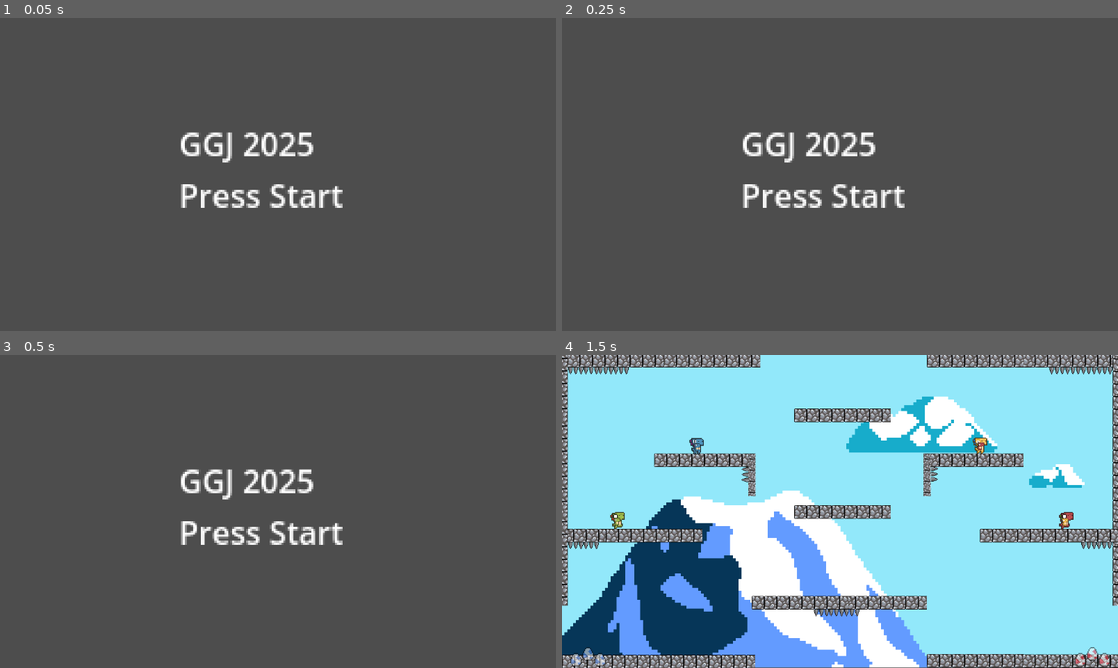
Above: before the commit, frames 1-4 (two rows, left to right).
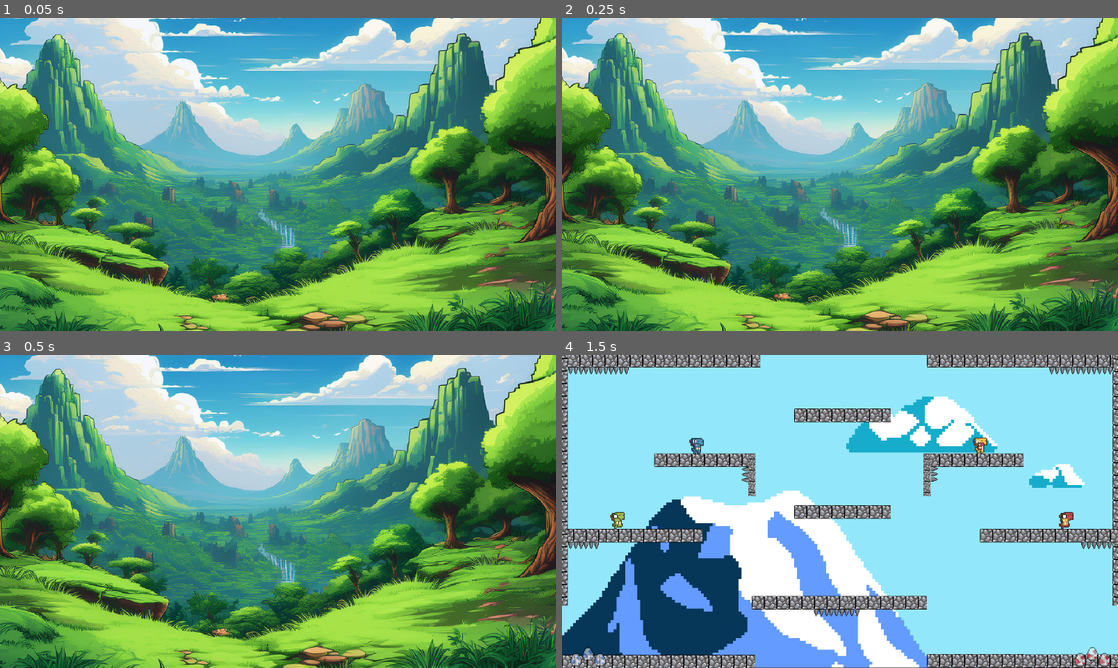
Above: after the commit, the same moments.

Repository: GomaGames/ggj-2025
Game: Godot game, scene res://Scenes/title.tscn
Same seed, same stepped clock (60 frames per second), same inputs: the game is played once before the commit and once after it.
Inputs:
- Up to frame 1 (0.05 s): no input
- Up to frame 2 (0.25 s): no input
- Up to frame 3 (0.5 s): no input
- Up to frame 4 (1.5 s): tap Enter (any_start) at 0.5, 0.6, 1.25, 1.35 s

The runs differ from the first frame. In frame 1, 100% of the frame differs, in the area x 0-100%, y 0-100%; in frame 2, 100%; in frame 3, 100%; in frame 4, nothing differs.

Commit message:
feat(title): title screen and animations
resolves #17

Diff:
--- a/Scenes/title.gd
+++ b/Scenes/title.gd
@@ -1,10 +1,31 @@
 extends Node2D
 
+@onready var title:Sprite2D = $"Title"
+@onready var bg:Sprite2D = $"Background6"
+@onready var start:Sprite2D = $"PressStart"
+
+var original_title_pos:Vector2
+var original_title_mod:Color
+
+var original_start_pos:Vector2
+var original_start_mod:Color
 
 # Called when the node enters the scene tree for the first time.
 func _ready() -> void:
-	pass # Replace with function body.
+	original_title_pos = title.position
+	original_title_mod = title.modulate
+	title.position.y += 20
+	title.modulate.a = 0.0
 
+	original_start_pos = start.position
+	original_start_mod = start.modulate
+	start.position.y += 20
+	start.modulate.a = 0.0
+
+	var original_bg_pos = Vector2(bg.position)
+	bg.position.y += 20
+	var tween = get_tree().create_tween()
+	tween.parallel().tween_property(bg, "position", Vector2(original_bg_pos), 2)
 
 # Called every frame. 'delta' is the elapsed time since the previous frame.
 func _process(delta: float) -> void:
@@ -13,3 +34,13 @@
 func _input(event: InputEvent) -> void:
 	if event.is_action_released(&"any_start"):
 		get_tree().change_scene_to_file("res://Scenes/character_select.tscn")
+
+func _on_title_timer_timeout() -> void:
+	var tween = get_tree().create_tween()
+	tween.parallel().tween_property(title, "position", Vector2(original_title_pos), 1.25)
+	tween.parallel().tween_property(title, "modulate", original_title_mod, 2)
+
+func _on_press_start_timer_timeout() -> void:
+	var tween = get_tree().create_tween()
+	tween.parallel().tween_property(start, "position", Vector2(original_start_pos), .75)
+	tween.parallel().tween_property(start, "modulate", original_start_mod, 2)
--- a/Scenes/title.tscn
+++ b/Scenes/title.tscn
@@ -1,6 +1,9 @@
-[gd_scene load_steps=2 format=3 uid="uid://ceg7v2rqshiig"]
+[gd_scene load_steps=5 format=3 uid="uid://ceg7v2rqshiig"]
 
 [ext_resource type="Script" path="res://Scenes/title.gd" id="1_6u0wm"]
+[ext_resource type="Texture2D" uid="uid://bo82v4s57ehtt" path="res://Assets/Backgrounds/background6.png" id="2_6rghs"]
+[ext_resource type="Texture2D" uid="uid://ct7kxc6gvnre3" path="res://Assets/UI/title.png" id="3_xgh28"]
+[ext_resource type="Texture2D" uid="uid://dygkc5ihn5uib" path="res://Assets/UI/press-start.png" id="4_xp80t"]
 
 [node name="Title" type="Node2D"]
 script = ExtResource("1_6u0wm")
@@ -13,3 +16,28 @@
 scale = Vector2(4.08279, 4.08279)
 text = "GGJ 2025
 Press Start"
+
+[node name="Background6" type="Sprite2D" parent="."]
+position = Vector2(576, 336)
+scale = Vector2(1.13268, 1.13268)
+texture = ExtResource("2_6rghs")
+
+[node name="TitleTimer" type="Timer" parent="."]
+one_shot = true
+autostart = true
+
+[node name="PressStartTimer" type="Timer" parent="."]
+wait_time = 2.0
+one_shot = true
+autostart = true
+
+[node name="Title" type="Sprite2D" parent="."]
+position = Vector2(578, 384)
+texture = ExtResource("3_xgh28")
+
+[node name="PressStart" type="Sprite2D" parent="."]
+position = Vector2(570, 387)
+texture = ExtResource("4_xp80t")
+
+[connection signal="timeout" from="TitleTimer" to="." method="_on_title_timer_timeout"]
+[connection signal="timeout" from="PressStartTimer" to="." method="_on_press_start_timer_timeout"]
Binary file added: Assets/Backgrounds/background1.png
Not shown, added: Assets/Backgrounds/background1.png.import
Binary file added: Assets/Backgrounds/background3.png
Not shown, added: Assets/Backgrounds/background3.png.import
Binary file added: Assets/Backgrounds/background6.png
Not shown, added: Assets/Backgrounds/background6.png.import
Binary file added: Assets/Backgrounds/background7.png
Not shown, added: Assets/Backgrounds/background7.png.import
Binary file added: Assets/Backgrounds/background8.png
Not shown, added: Assets/Backgrounds/background8.png.import
Binary file added: Assets/UI/press-start.png
Not shown, added: Assets/UI/press-start.png.import
(and 2 more such lines)
